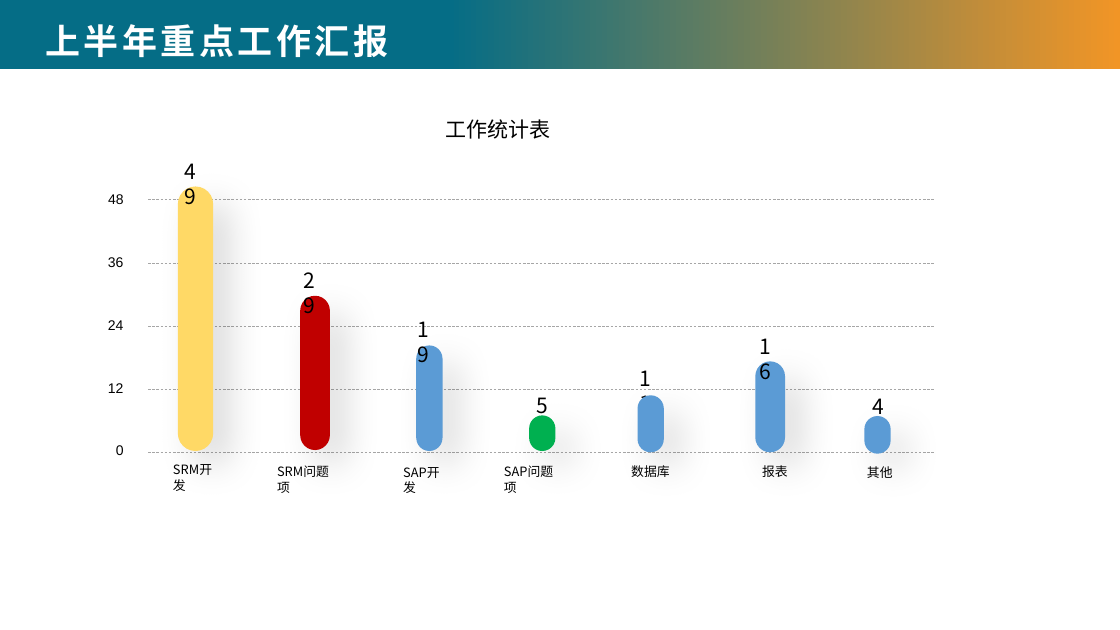
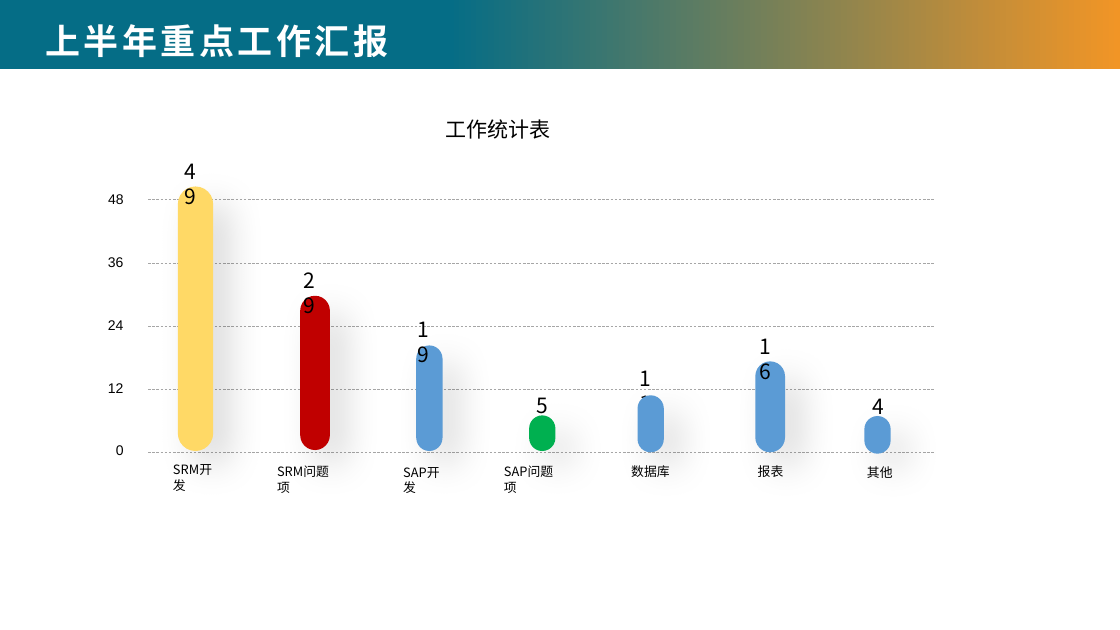
Before and after one commit to chenzz1228/MDG, a slide deck: slide 4 of 年中述职材料模板-职员.pptx. Drawn at 1120x630 pixels with LibreOffice and Linux fonts; fonts in the diff are those of the drawing; background and template pictures are left out. Boxes give left, top, right and bottom in pixels: in the first picture for what was removed or moved away, otherwise in the second. Text is boxed around its words. In the diff, an @@ line names an element or a change of style, - is before the commit and + after.

```diff
--- a/年中述职材料模板-职员.pptx
+++ b/年中述职材料模板-职员.pptx
@@ text "报表": place and size @@
-text "报表" at (762, 465, 788, 477)
+text "报表" at (758, 465, 784, 477)
```
Also in this commit, not shown: 3 other slides changed, 1 slide removed.
